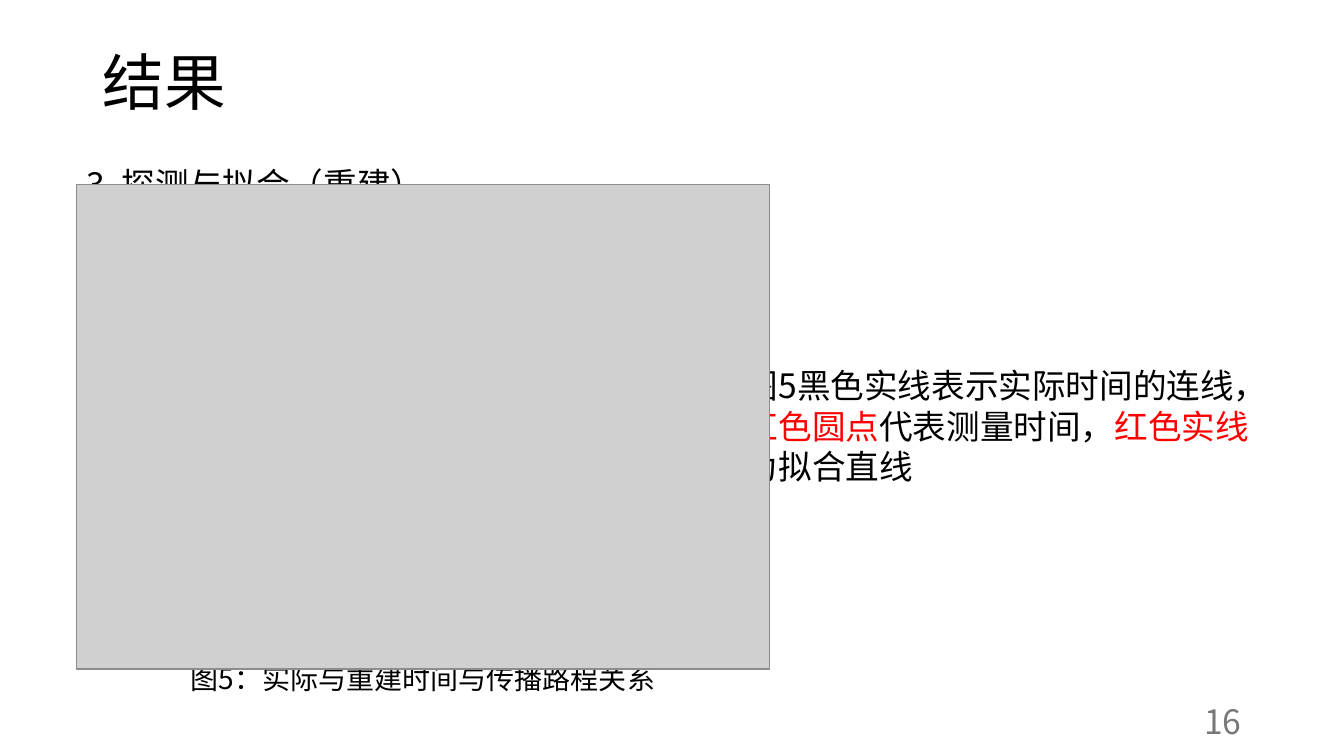
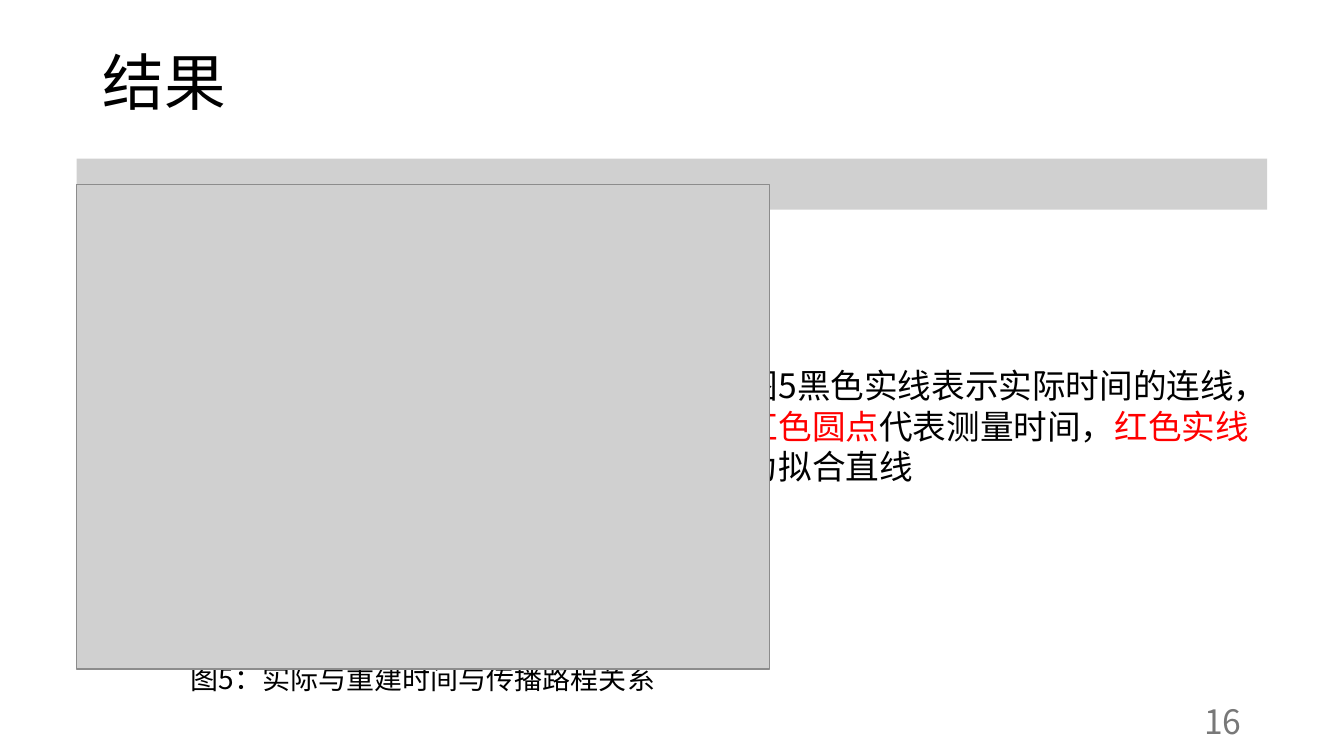
Before and after one commit to abwuge/capstoneProject, a slide deck: slide 16 of presentation/Stage：零磁场垂直入射线性重建.pptx. Drawn at 1344x756 pixels with LibreOffice and Linux fonts; fonts in the diff are those of the drawing; grey boxes stand for pictures. Boxes give left, top, right and bottom in pixels: in the first picture for what was removed or moved away, otherwise in the second. Text is boxed around its words. In the diff, an @@ line names an element or a change of style, - is before the commit and + after.

```diff
--- a/presentation/Stage：零磁场垂直入射线性重建.pptx
+++ b/presentation/Stage：零磁场垂直入射线性重建.pptx
@@ picture added at <box>77,158,1267,209</box> @@
@@ text removed at <box>86,162,424,185</box> @@
-3. 探测与拟合（重建）
```
Also in this commit, not shown: 4 other slides changed, 3 other files.
